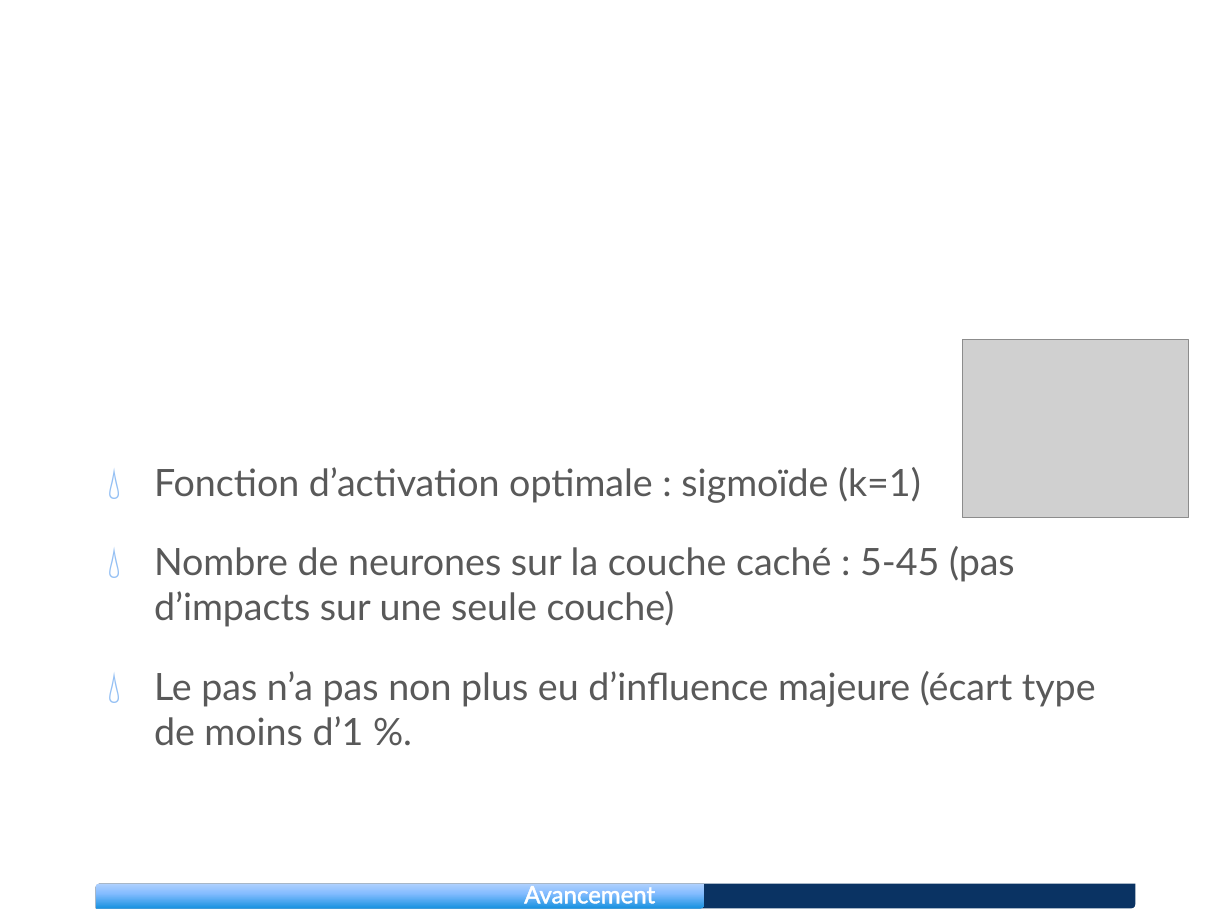
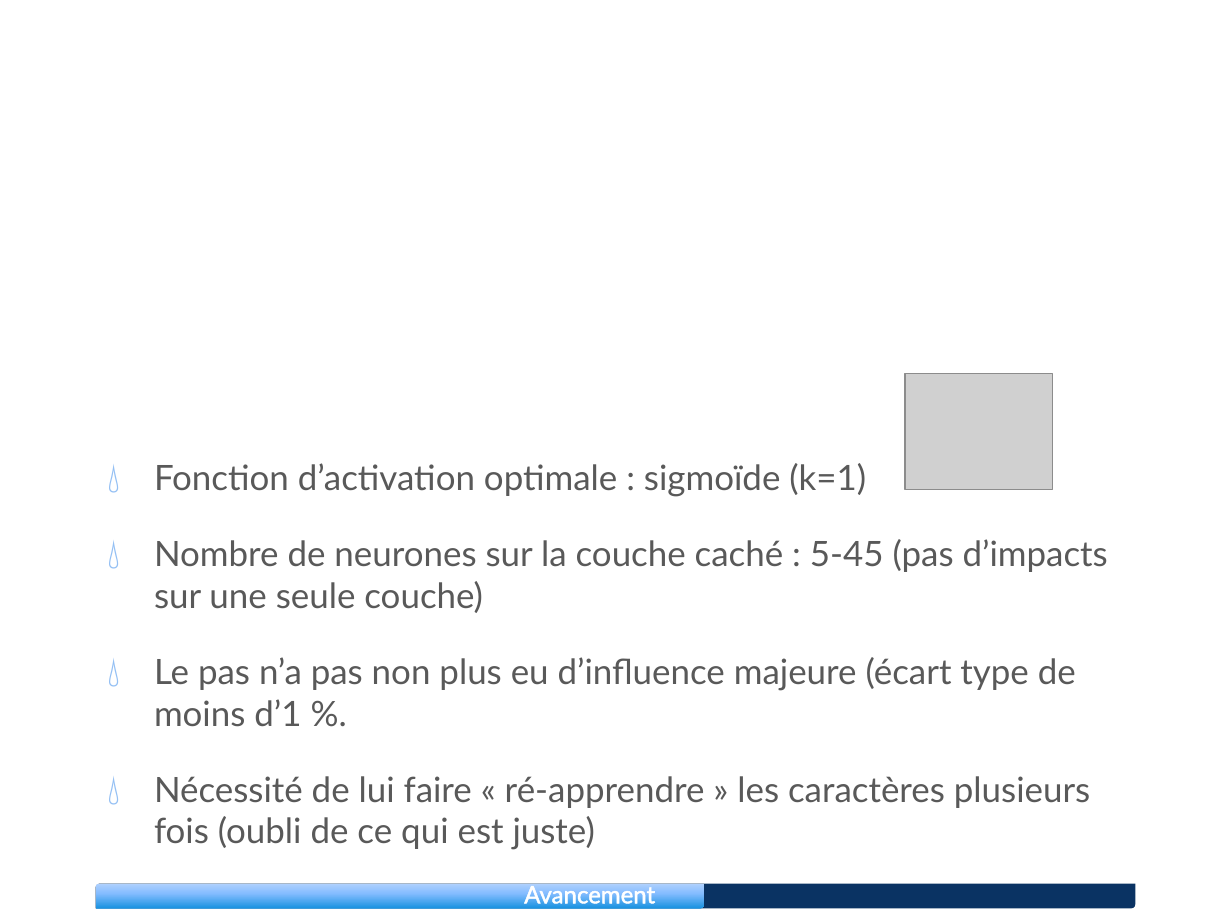
Before and after one commit to Spleeen/Reconnaissance-de-caract-res, a slide deck: slide 5 of docs/Présentation Reconnaissance de caractères.pptx. Drawn at 1232x924 pixels with LibreOffice and Linux fonts; fonts in the diff are those of the drawing; grey boxes stand for pictures; background and template pictures are left out. Boxes give left, top, right and bottom in pixels: in the first picture for what was removed or moved away, otherwise in the second. Text is boxed around its words. In the diff, an @@ line names an element or a change of style, - is before the commit and + after.

```diff
--- a/docs/Présentation Reconnaissance de caractères.pptx
+++ b/docs/Présentation Reconnaissance de caractères.pptx
@@ picture: place and size @@
-picture at box(962, 339, 1188, 517)
+picture at box(906, 373, 1053, 489)
@@ text at box(154, 463, 1108, 727): size 22 to 20.4 pt in "Fonction d’activation optimale : sigmoïde (k=1)", "Nombre de neurones sur la couche caché ...", "Le pas n’a pas non plus eu ..." @@
@@ text at box(154, 776, 1090, 850): paragraph added @@
+💧 Nécessité de lui faire « ré-apprendre » les caractères plusieurs fois (oubli de ce qui est juste)
```
